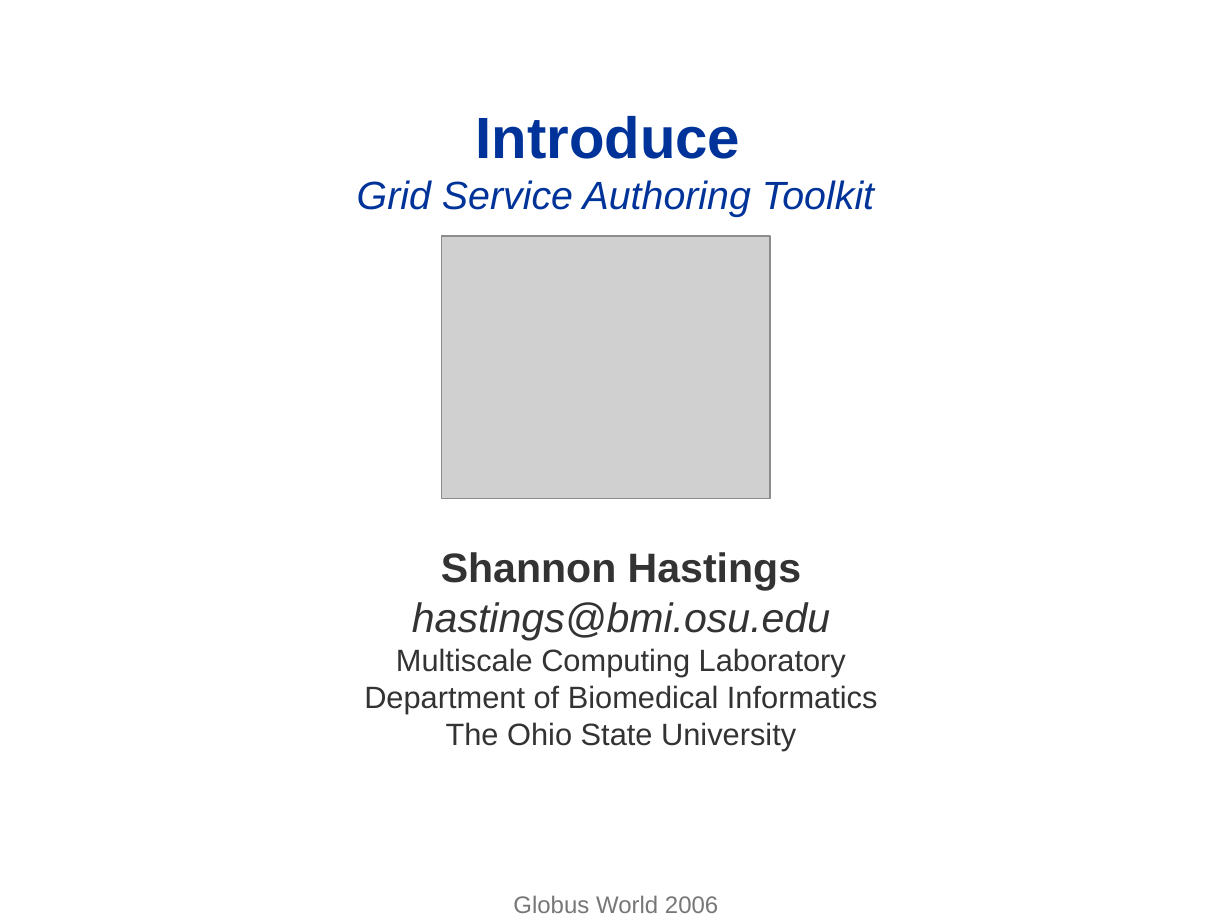
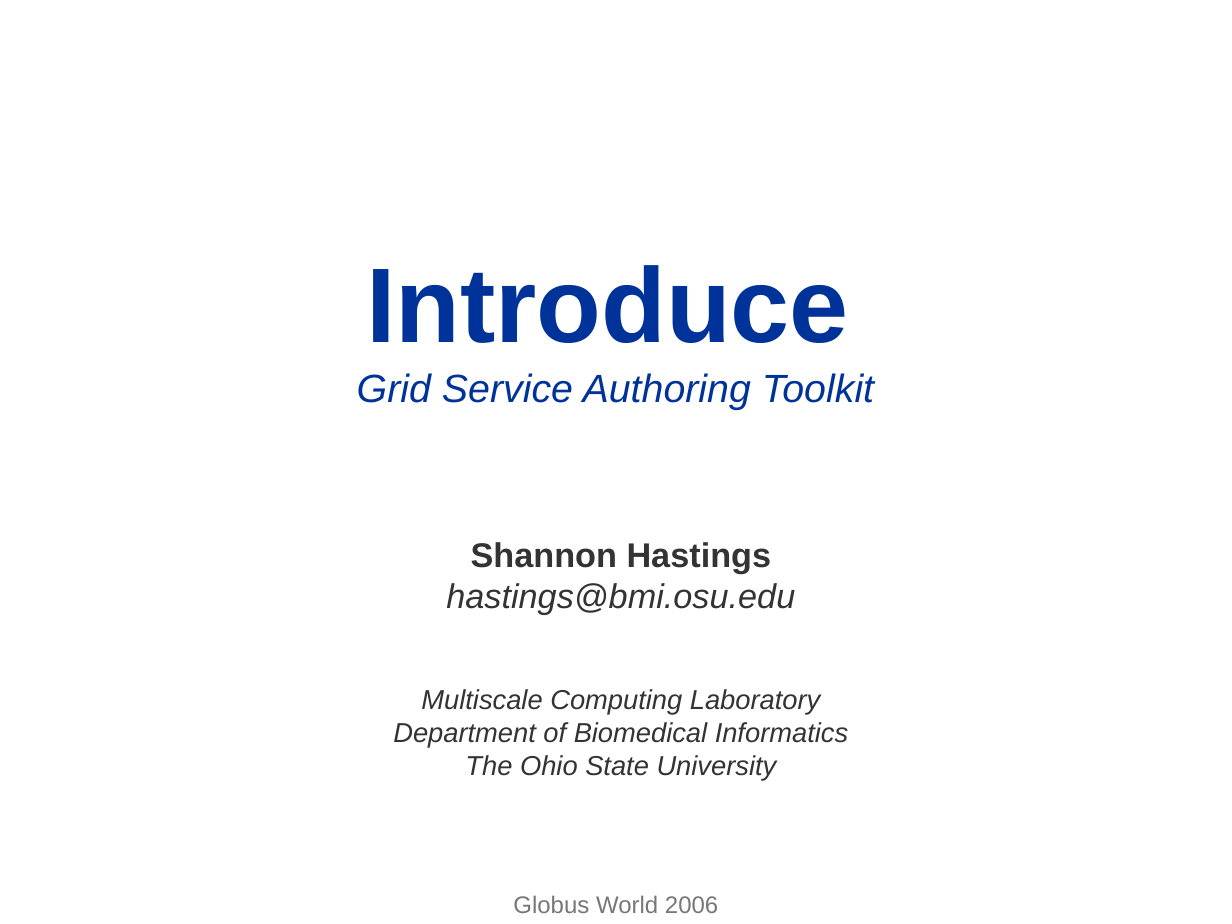
Before and after one commit to NCIP/cagrid-portal, a slide deck: slide 1 of cagrid-1-0/Documentation/presentations/introduce/gridWorld-2006-Introduce.ppt. Drawn at 1232x924 pixels with LibreOffice and Linux fonts; fonts in the diff are those of the drawing; grey boxes stand for pictures; background and template pictures are left out. Boxes give left, top, right and bottom in pixels: in the first picture for what was removed or moved away, otherwise in the second. Text is boxed around its words. In the diff, an @@ line names an element or a change of style, - is before the commit and + after.

```diff
--- a/cagrid-1-0/Documentation/presentations/introduce/gridWorld-2006-Introduce.ppt
+++ b/cagrid-1-0/Documentation/presentations/introduce/gridWorld-2006-Introduce.ppt
@@ title "Introduce Grid Service Authoring Toolkit": place and size @@
-title "Introduce Grid Service Authoring Toolkit" at bbox=[357, 116, 874, 217]
+title "Introduce Grid Service Authoring Toolkit" at bbox=[357, 265, 874, 410]
@@ title "Introduce Grid Service Authoring Toolkit" at bbox=[357, 265, 874, 410]: size 34 to 62 pt in "Introduce" @@
@@ picture removed at bbox=[441, 237, 770, 499] @@
@@ subtitle "Shannon Hastings" at bbox=[393, 542, 848, 781]: size 24 to 20 pt in "Shannon Hastings", "hastings@bmi.osu.edu"; size 18 to 16 pt, italic on in "Multiscale Computing Laboratory", "Department of Biomedical Informatics", "The Ohio State University"; less space between paragraphs @@
```
Also in this commit, not shown: 10 other slides changed, 3 slides added, 13 slides removed.
